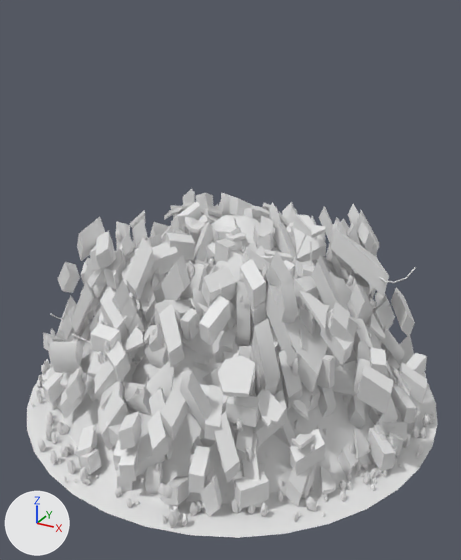
The glTF model assets/kit/props.glb as it was, and as the next commit left it.
Both versions are drawn from a 50 mm camera at (1.63, -2.98, 2.21) aimed at (0.0, -0.03, 0.73). Lighting does not change. The marker at lower left points along +X, +Y and +Z. The older version comes first.

Names of what the first picture shows: 'rubble_a', 'rubble_b', 'rubble_c'.
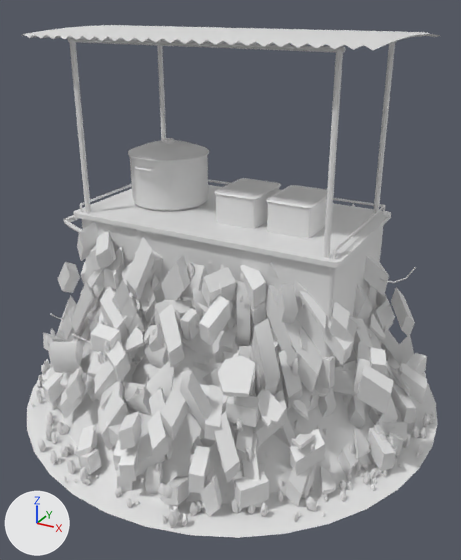
Commit message: Model the street vendors' carts

Boxes [x1, y1, x2, y2] around the edits, measured in the pictures (461 x 560 px):
'cart', added
    after: [21, 25, 440, 397]
    faces in mat_steel: [64, 180, 391, 268]
    faces in mat_body: [82, 219, 383, 397]
    faces in mat_tin: [21, 25, 440, 50]
    faces in mat_plastic: [214, 178, 327, 238]
    faces in mat_pot: [128, 138, 209, 211]

Patch to the scene script:
```diff
--- a/assets/kit/props.glb.py
+++ b/assets/kit/props.glb.py
@@ mat_pot @@
+mat_pot = bpy.data.materials.new('pot')
+# nodes: BsdfPrincipled, Mix, OutputMaterial, VertexColor
+# colours: white #e7e7e7, mixed with the vertex colours
@@ mat_tin @@
+mat_tin = bpy.data.materials.new('tin')
+# nodes: BsdfPrincipled, Mix, OutputMaterial, VertexColor
+# colours: white #e7e7e7, mixed with the vertex colours
@@ mat_bottle @@
+mat_bottle = bpy.data.materials.new('bottle')
+# nodes: BsdfPrincipled, Mix, OutputMaterial, VertexColor
+# colours: white #e7e7e7, mixed with the vertex colours
@@ mat_steel @@
+mat_steel = bpy.data.materials.new('steel')
+# nodes: BsdfPrincipled, Mix, OutputMaterial, VertexColor
+# colours: white #e7e7e7, mixed with the vertex colours
@@ mat_rubber @@
+mat_rubber = bpy.data.materials.new('rubber')
+# nodes: BsdfPrincipled, Mix, OutputMaterial, VertexColor
+# colours: white #e7e7e7, mixed with the vertex colours
@@ mat_plastic @@
+mat_plastic = bpy.data.materials.new('plastic')
+# nodes: BsdfPrincipled, Mix, OutputMaterial, VertexColor
+# colours: white #e7e7e7, mixed with the vertex colours
@@ mat_body @@
+mat_body = bpy.data.materials.new('body')
+# nodes: BsdfPrincipled, Mix, OutputMaterial, VertexColor
+# colours: white #e7e7e7, mixed with the vertex colours
@@ me_cart @@
+me_cart.from_pydata(...)  # 4949 vertices, 8580 faces; spans x -0.91..0.9, y -0.52..0.52, z 0.0..2.08
+# faces by material slot: [1120, 728, 704, 416, 1700, 1152, 2360, 400]
+me_cart.materials.append(mat_body)
+me_cart.materials.append(mat_steel)
+me_cart.materials.append(mat_pot)
+me_cart.materials.append(mat_plastic)
+me_cart.materials.append(mat_iron)
+me_cart.materials.append(mat_tin)
+me_cart.materials.append(mat_rubber)
+me_cart.materials.append(mat_bottle)
@@ ob_cart @@
+ob_cart = bpy.data.objects.new('cart', me_cart)
+ob_cart.location = (0.0, 0.0, 0.0)
```
